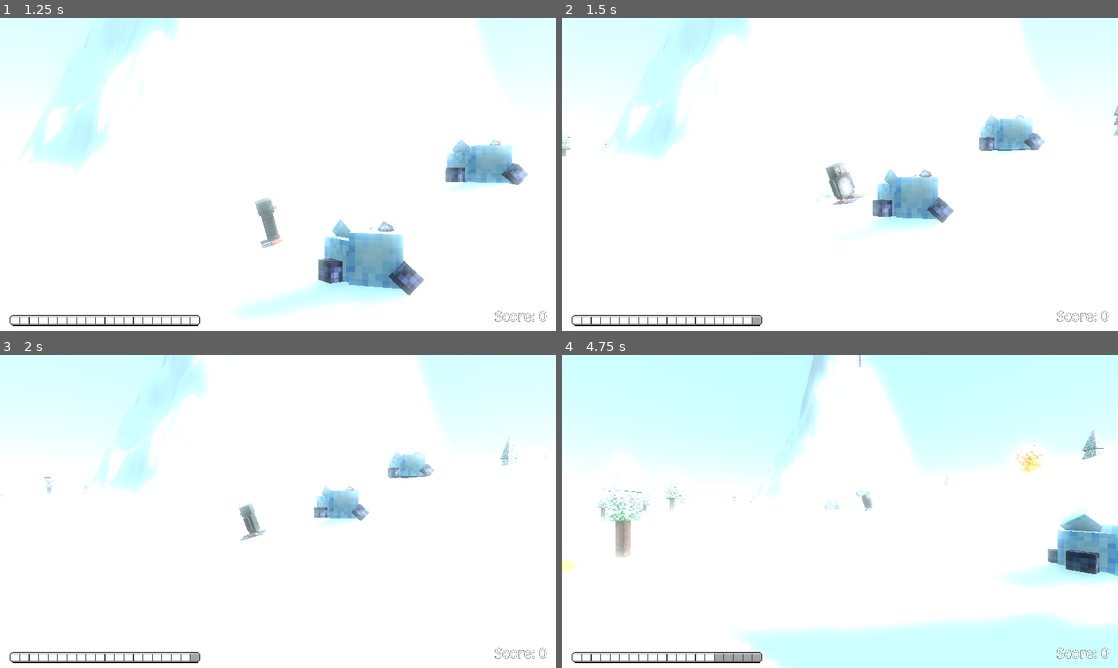
Above: before the commit, frames 1-4 (two rows, left to right).
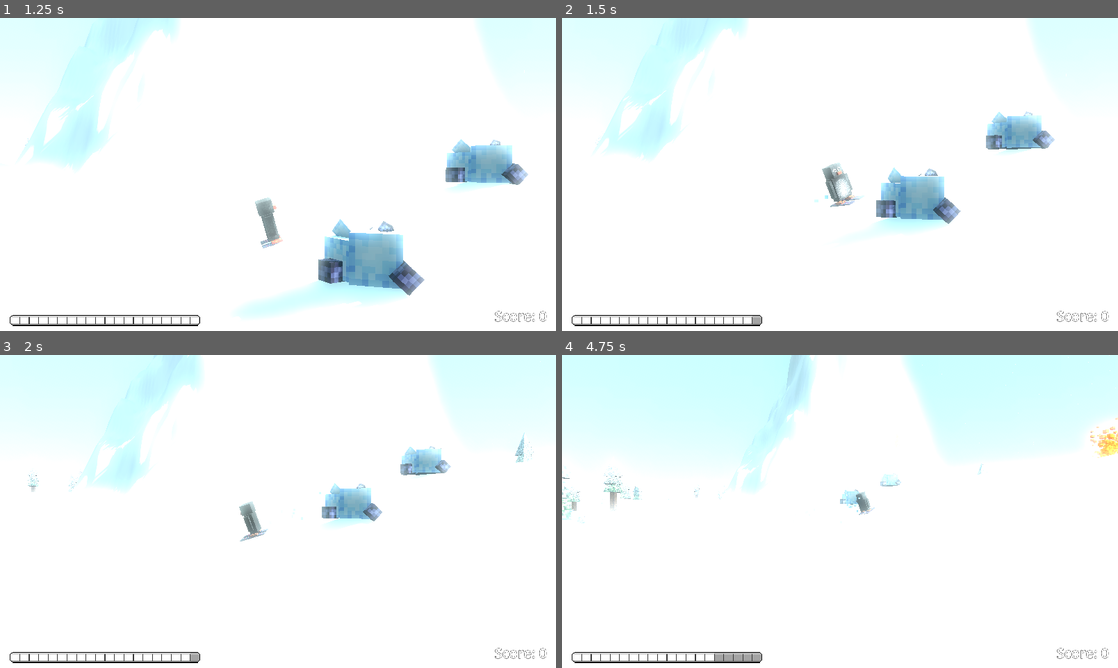
Above: after the commit, the same moments.

Repository: CodingBigTime/pencil-chisel-code-2023
Game: Godot game, scene res://scenes/ui/main_menu.tscn
The game is run twice, just before and just after one commit, with the same random seed, the same clock (stepped at 60 frames per second) and the same inputs.
Inputs (mouse positions are in pixels of both pictures, inside the frame that each line leads up to):
- Up to frame 1 (1.25 s): click (66, 133) at 0.5 s
- Up to frame 2 (1.5 s): hold D (right) from 1.28 s (still down); tap Space (boost) at 1.35 s
- Up to frame 3 (2 s): keep holding D (right)
- Up to frame 4 (4.75 s): release D (right) at 2.03 s; hold A (left) 2.03-2.78 s; tap Space (boost) every 0.75 s from 2.1 to 4.35 s; hold D (right) 2.78-4.28 s; hold A (left) from 4.28 s (still down)

Frame 1 is identical in both runs. In frame 2, 3.6% of the frame differs, in the area x 0-100%, y 0-69%; in frame 3, 3.6%; in frame 4, 17%, in the area x 0-100%, y 0-100%.

Commit message:
Update max values

Diff:
--- a/actors/player.gd
+++ b/actors/player.gd
@@ -8,10 +8,10 @@
 
 signal player_position_changed(position: Vector3)
 
-const BOOST_SPEED = 7
+const BOOST_SPEED = 5
 const LAUNCH_FORCE = 0.7
 const ROTATION_SPEED = 5
-const MAX_VELOCITY = 100.0
+const MAX_VELOCITY = 80.0
 
 @export var starting_boost_count: int = 0
 var starting_position: Vector3
--- a/actors/player.tscn
+++ b/actors/player.tscn
@@ -76,6 +76,7 @@
 draw_pass_1 = SubResource("BoxMesh_oqkbr")
 
 [node name="AudioPlayer" type="AudioStreamPlayer3D" parent="."]
+
 [node name="Timer" type="Timer" parent="."]
 wait_time = 10.0
 autostart = true
Not shown: 1 places in objects/firexplosion.tscn that only renumber resources
